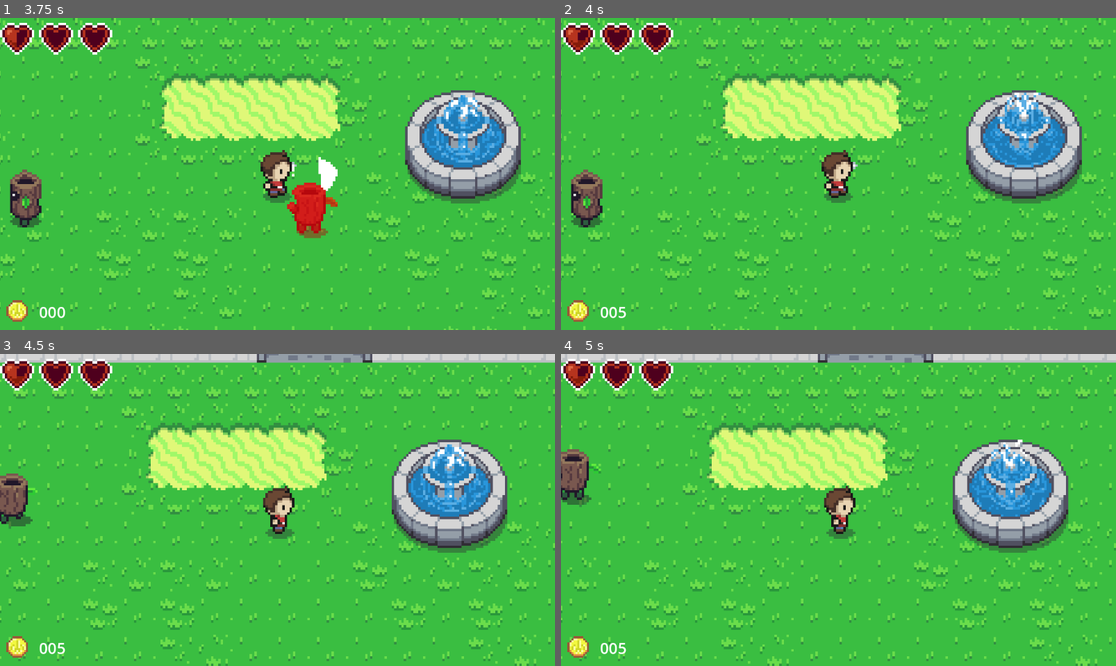
Above: before the commit, frames 1-4 (two rows, left to right).
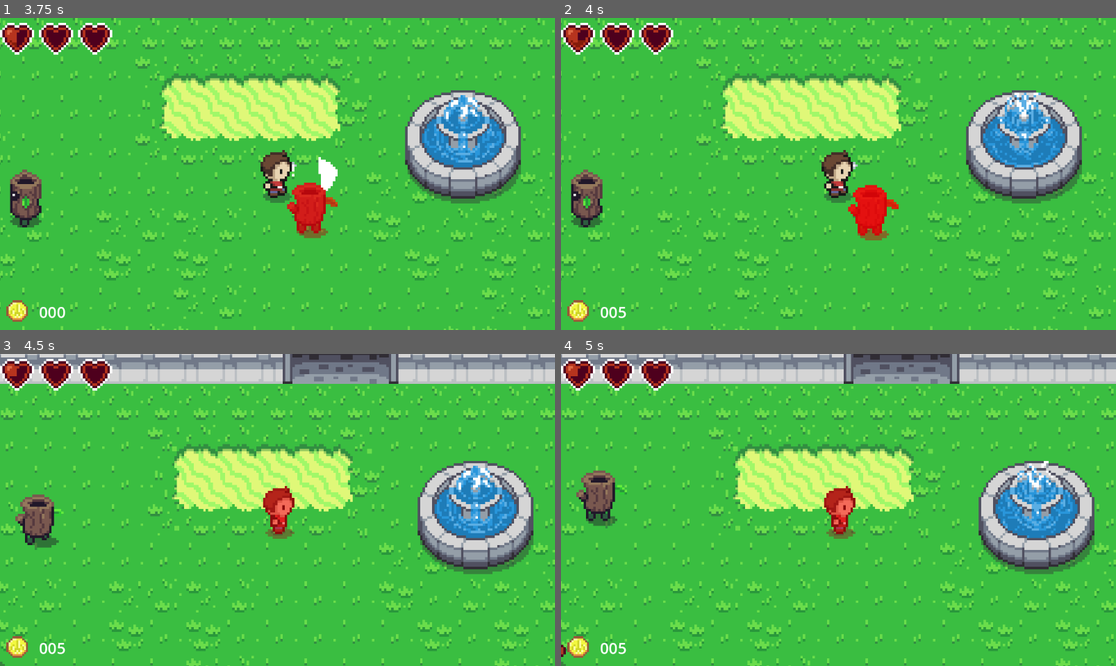
Above: after the commit, the same moments.

Repository: danielathome19/Game-Design-I
Game: Godot game, scene res://td_world_1.tscn
Same seed, same stepped clock (60 frames per second), same inputs: the game is played once before the commit and once after it. The project has no main scene, so this scene is started directly.
Inputs (mouse positions are in pixels of both pictures, inside the frame that each line leads up to):
- Up to frame 1 (3.75 s): tap Enter (ui_accept) at 0.5, 0.6, 0.77, 1.07, 2.1, 3.6 s; move the mouse to (399, 158) at 0.52 s; hold Right (ui_right) 0.53-1.25 s; click (399, 158) at 0.67 s; drag from (166, 189) to (321, 174) at 1.27 s; move the mouse to (333, 105) at 2.02 s; hold Left (ui_left) 2.03-2.75 s; drag from (249, 236) to (111, 127) at 2.77 s; move the mouse to (444, 220) at 3.52 s; hold Right (ui_right) from 3.53 s (still down)
- Up to frame 2 (4 s): keep holding Right (ui_right); tap Enter (ui_accept) at 3.77 s
- Up to frame 3 (4.5 s): tap Enter (ui_accept) at 4.07 s; release Right (ui_right) at 4.25 s; drag from (111, 463) to (194, 432) at 4.27 s
- Up to frame 4 (5 s): no input

Frame 1 is identical in both runs. In frame 2, 1.0% of the frame differs, in the area x 51-61%, y 53-72%; in frame 3, 37%; in frame 4, 37%, in the area x 0-100%, y 0-100%.

Commit message:
Update 4/10

Diff:
--- a/td_enemy.gd
+++ b/td_enemy.gd
@@ -51,12 +51,14 @@
 @onready var raycastL = $RayCast2DL
 
 @onready var anim_player = $AnimatedSprite2D
+@onready var aud_player = $AudioStreamPlayer2D
 
 var drops = ["drop_coin", "drop_heart"]
 
 var coin_scene = preload("res://entities/coin.tscn")
 var heart_scene = preload("res://entities/mini_heart.tscn")
 var damage_shader = preload("res://assets/shaders/take_damage.tres")
+var death_sound = preload("res://assets/sounds/enemydeath.wav")
 
 func vec2_offset():
 	return Vector2(randf_range(-10.0, 10.0), randf_range(-10.0, 10.0))
@@ -105,7 +107,9 @@
 		$AnimatedSprite2D.material.set_shader_parameter("intensity", dmg_intensity)
 		if HEALTH <= 0:
 			drop_items()
-			# TODO: play death sound
+			aud_player.stream = death_sound
+			aud_player.play()
+			await aud_player.finished
 			queue_free()
 		else:
 			if attacker != null:
--- a/td_enemy.tscn
+++ b/td_enemy.tscn
@@ -182,3 +182,5 @@
 
 [node name="RayCast2DL" type="RayCast2D" parent="."]
 target_position = Vector2(-48, 24)
+
+[node name="AudioStreamPlayer2D" type="AudioStreamPlayer2D" parent="."]
--- a/td_player.gd
+++ b/td_player.gd
@@ -24,9 +24,15 @@
 var slash_scene = preload("res://entities/attacks/slash.tscn")
 var menu_scene = preload("res://my_gui.tscn")
 var damage_shader = preload("res://assets/shaders/take_damage.tres")
+var attack_sound = preload("res://assets/sounds/slash.wav")
 var menu_instance = null
 
+@onready var aud_player = $AudioStreamPlayer2D
 @onready var p_HUD = get_tree().get_first_node_in_group("HUD")
+# TODO: Add & preload sounds - attack, death, hurt, coin, miniheart, charge_attack
+# aud_player.stream = whatever_sound
+# aud_player.play()
+
 
 func get_direction_name():
 	return ["right", "down", "left", "up"][
@@ -44,6 +50,8 @@
 	slash.position = attack_direction * 20.0
 	slash.rotation = Vector2().angle_to_point(-attack_direction)
 	add_child(slash)
+	aud_player.stream = attack_sound
+	aud_player.play()
 	animation_lock = 0.2
 
 func charged_attack():
--- a/td_player.tscn
+++ b/td_player.tscn
@@ -381,3 +381,5 @@
 
 [node name="CollisionShape2D" type="CollisionShape2D" parent="."]
 shape = SubResource("CapsuleShape2D_h7f2h")
+
+[node name="AudioStreamPlayer2D" type="AudioStreamPlayer2D" parent="."]
--- a/td_world_1.tscn
+++ b/td_world_1.tscn
@@ -6,6 +6,7 @@
 [ext_resource type="PackedScene" uid="uid://dxliwx4e4w7ig" path="res://entities/coin.tscn" id="4_3ots7"]
 [ext_resource type="PackedScene" uid="uid://cbwt5gu4kjijq" path="res://entities/mini_heart.tscn" id="5_63vx8"]
 [ext_resource type="PackedScene" uid="uid://cgawmsrxj0cy1" path="res://td_enemy.tscn" id="6_u5460"]
+[ext_resource type="AudioStream" uid="uid://cfy5nqxvkj2ud" path="res://assets/sounds/overworld.mp3" id="7_8q71l"]
 
 [sub_resource type="TileSetAtlasSource" id="TileSetAtlasSource_it00y"]
 texture = ExtResource("1_ev0i1")
@@ -3221,3 +3222,8 @@
 
 [node name="td_enemy3" parent="." instance=ExtResource("6_u5460")]
 position = Vector2(11, 26)
+
+[node name="AudioStreamPlayer" type="AudioStreamPlayer" parent="."]
+stream = ExtResource("7_8q71l")
+volume_db = -8.5
+autoplay = true
Not shown, added: assets/sounds/enemydeath.wav.import
Not shown, added: assets/sounds/overworld.mp3.import
Not shown, added: assets/sounds/slash.wav.import
Not shown: 1 places in td_world_1.tscn that only renumber resources
Not shown, added: assets/sounds/enemydeath.wav
Not shown, added: assets/sounds/overworld.mp3
Not shown, added: assets/sounds/slash.wav
